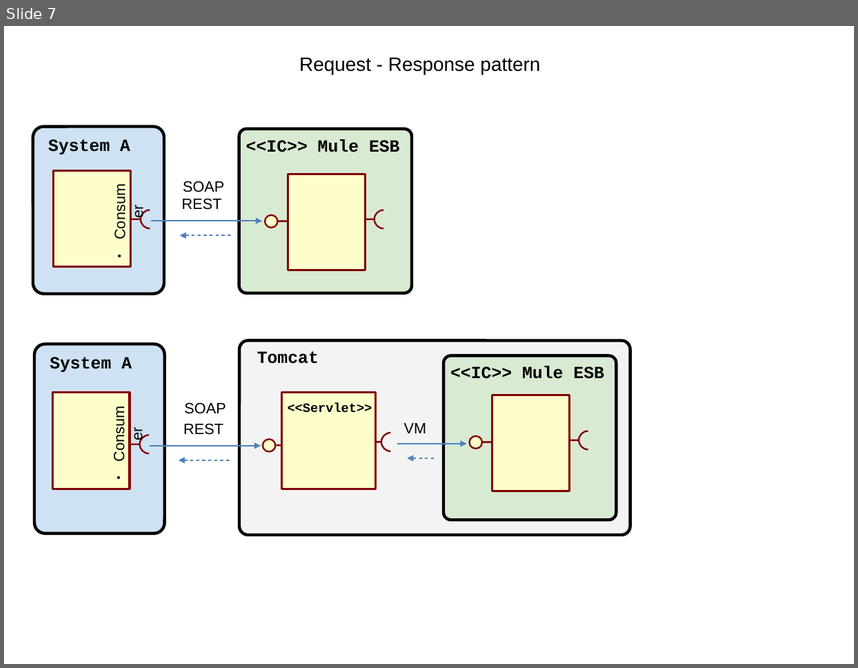
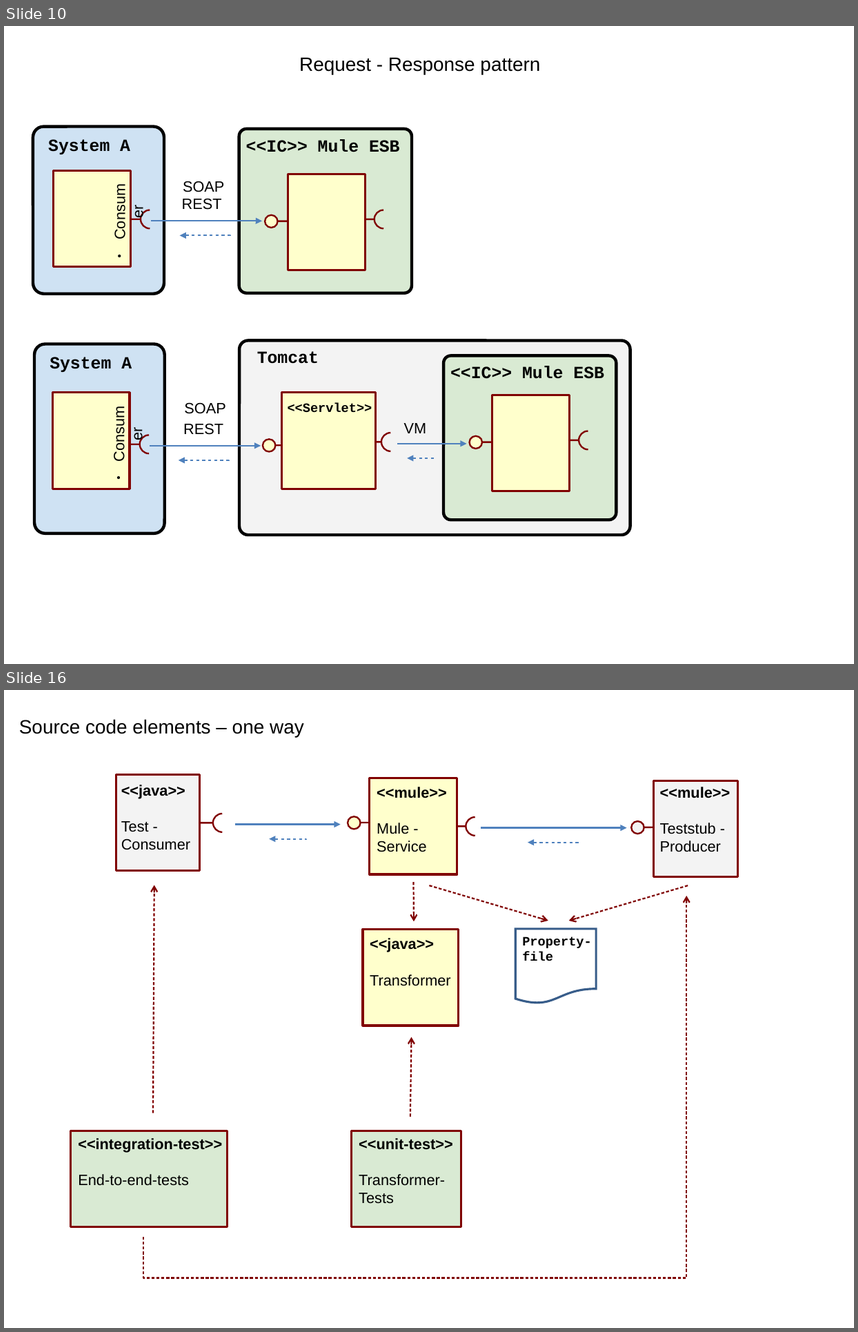
Before and after one commit to cloudtrends/soi-toolkit, a slide deck: docs/soitoolkit-images.odp. Shown one above the other, each under a label of ours: slide 7 before the commit, slides 10 and 16 after it; the slides between them are not shown. The pictures are 858x668 and 858x1332 pixels, drawn with LibreOffice and Linux fonts; fonts in the diff are those of the drawing. Boxes give left, top, right and bottom in pixels: in the first picture for what was removed or moved away, otherwise in the second. Text is boxed around its words. In the diff, an @@ line names an element or a change of style, - is before the commit and + after.

```diff
--- a/docs/soitoolkit-images.odp
+++ b/docs/soitoolkit-images.odp
@@ slide 16 added at [4, 690, 854, 1328], background #FFFFFF @@
@@ text added at [19, 719, 304, 737], 18 pt, text #000000 @@
+Source code elements – one way
@@ group added at [70, 774, 738, 1278]: 7 texts, 6 rectangles, 5 freeform shapes, 5 arrows, 4 lines, 4 elbow arrows, 2 ellipses, 1 flow chart document @@
+<<mule>>
+Mule -
+Service
+<<java>>
+Test -
+Consumer
+<<mule>>
+Teststub -
+Producer
+Property-
+file
+<<java>>
+Transformer
+<<unit-test>>
+Transformer-
+Tests
+<<integration-test>>
+End-to-end-tests
@@ what was slide 7 is now slide 10 @@
```
Also in this commit, not shown: 6 slides changed, 7 other slides added, 3 slides removed, 1 other file.
